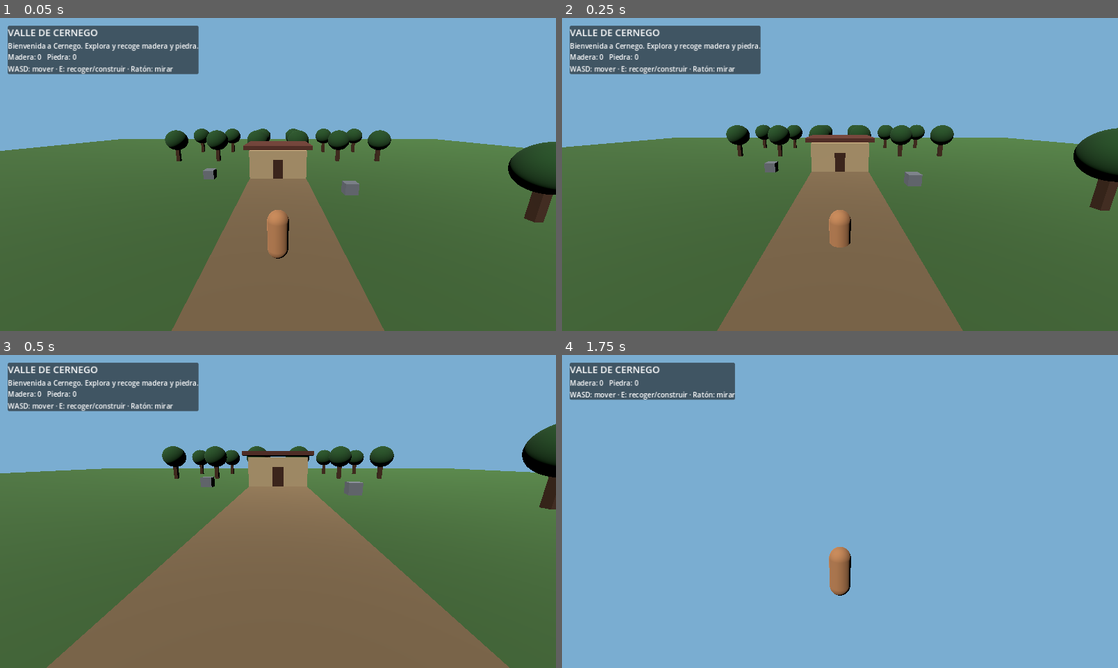
Above: before the commit, frames 1-4 (two rows, left to right).
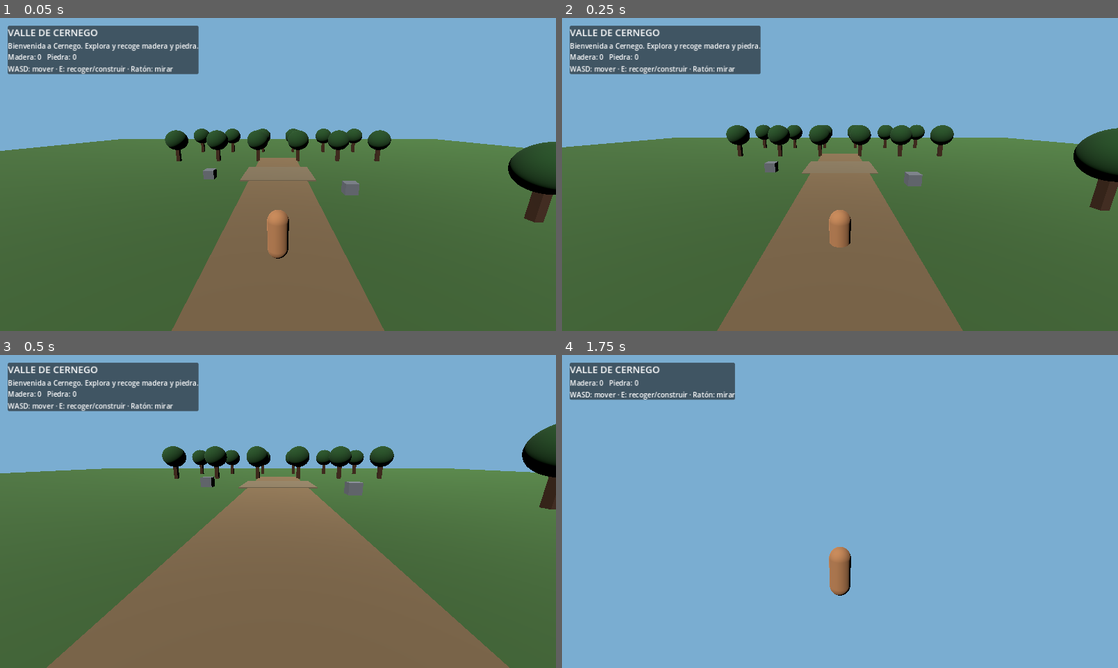
Above: after the commit, the same moments.

Repository: patryvn/valleverde
Game: Godot game, scene res://scenes/Main.tscn
Two runs of this game, one before a commit and one after it. Both use one fixed random seed, a clock stepped at 60 frames per second and the inputs below.
Inputs (mouse positions are in pixels of both pictures, inside the frame that each line leads up to):
- Up to frame 1 (0.05 s): no input
- Up to frame 2 (0.25 s): no input
- Up to frame 3 (0.5 s): no input
- Up to frame 4 (1.75 s): tap Enter at 0.5 s; move the mouse to (962, 495) at 0.52 s; hold D (move_right) 0.53-1.28 s; tap E at 0.6, 1.35 s; click (962, 495) at 0.67 s; move the mouse to (728, 527) at 1.27 s; hold S (move_back) from 1.28 s (still down)

The runs differ from the first frame. In frame 1, 0.9% of the frame differs, in the area x 43-57%, y 39-53%; in frame 2, 0.9%; in frame 3, 1.1%, in the area x 42-58%, y 30-43%; in frame 4, nothing differs.

Commit message:
Show empty house plot before construction

Diff:
--- a/godot/scripts/main.gd
+++ b/godot/scripts/main.gd
@@ -34,7 +34,7 @@
 	add_child(ground)
 
 	_add_box("Camino", Vector3(0, 0.025, 3), Vector3(5, 0.05, 34), Color(0.48, 0.39, 0.27))
-	_add_house()
+	_add_box("Solar de la casa", Vector3(0, 0.04, -5), Vector3(6.5, 0.08, 5.5), Color(0.48, 0.42, 0.32))
 	for i in range(12):
 		var x := -13.0 + float(i % 6) * 5.2
 		var z := -12.0 - float(i / 6) * 9.0
